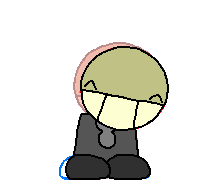
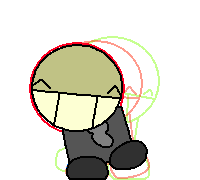
Revision of a layered 200px x 180px image; what changed, layer by layer:
painted on "sketch" over (29, 36, 169, 180)
